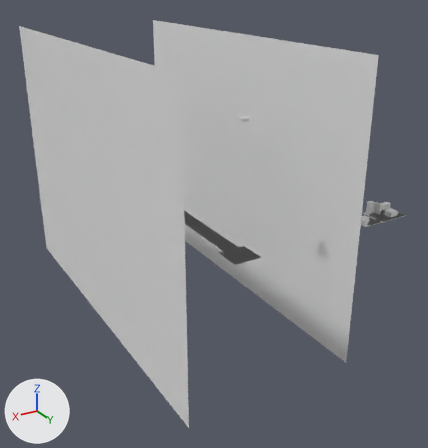
An edit to the Blender file scenes/intro.blend, drawn before and after from the same camera.
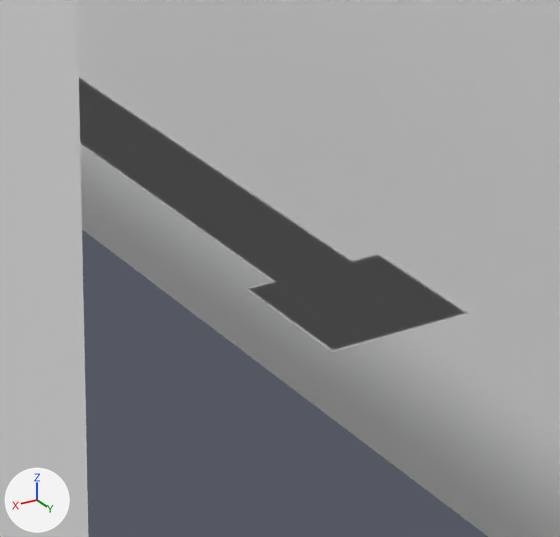
The first picture shows the older version from a camera (50 mm lens) standing at (71.3, 69.2, 40.6) and looking at (17.1, -21.2, -4.6). The close-ups show both versions on the part from 39% to 65% of the width and 44% to 67% of the height of that picture; other places that the commit changed are outside them. Arrows for +X, +Y and +Z are at lower left; the lights stay in place.

The first close-up shows 'CorridorWalkMesh', 'Plane.002', 'Plane.003', 'Platform'.
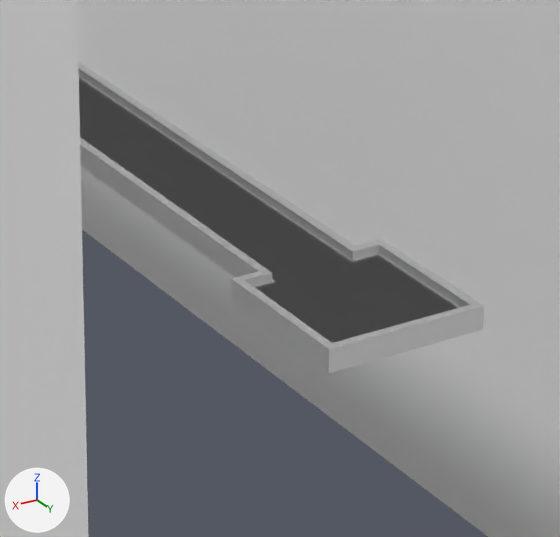
Where the newer file only moved an object's origin or applied its transform, the numbers keep the older frame.

Changed parts and their boxes [x1, y1, x2, y2] in the close-ups (560 x 537 px):
'Platform', reshaped
    before: [79, 76, 469, 352]
    after: [79, 76, 460, 343]
'Cube.004', added
    after: [78, 62, 484, 373]

What changed in the scene script:
```text
Change me_platform:
    used by ob_platform; location = (0.0, 0.0, 0.0)
    remove me_platform.from_pydata(...)  # 10 vertices, 4 faces; spans x 23.0..28.0, y -50.0..3.0, z 0.0
    add me_platform.from_pydata(...)  # 20 vertices, 18 faces; spans x 23.0..28.0, y -50.0..3.0, z -0.2..0.0
    me_platform part 1
    4 faces are deleted
    10 vertices are added at x 23.0..28.0, y -50.0..3.0, z -0.2
    18 new faces join them
Add me_cube_009:
    me_cube_009.from_pydata(...)  # 56 vertices, 55 faces; spans x -2.8..2.8, y -50.0..3.3, z -0.5..0.3
Add ob_cube_004:
    ob_cube_004 = bpy.data.objects.new('Cube.004', me_cube_009)
    ob_cube_004.location = (25.5, 0.0, 0.0)
```
